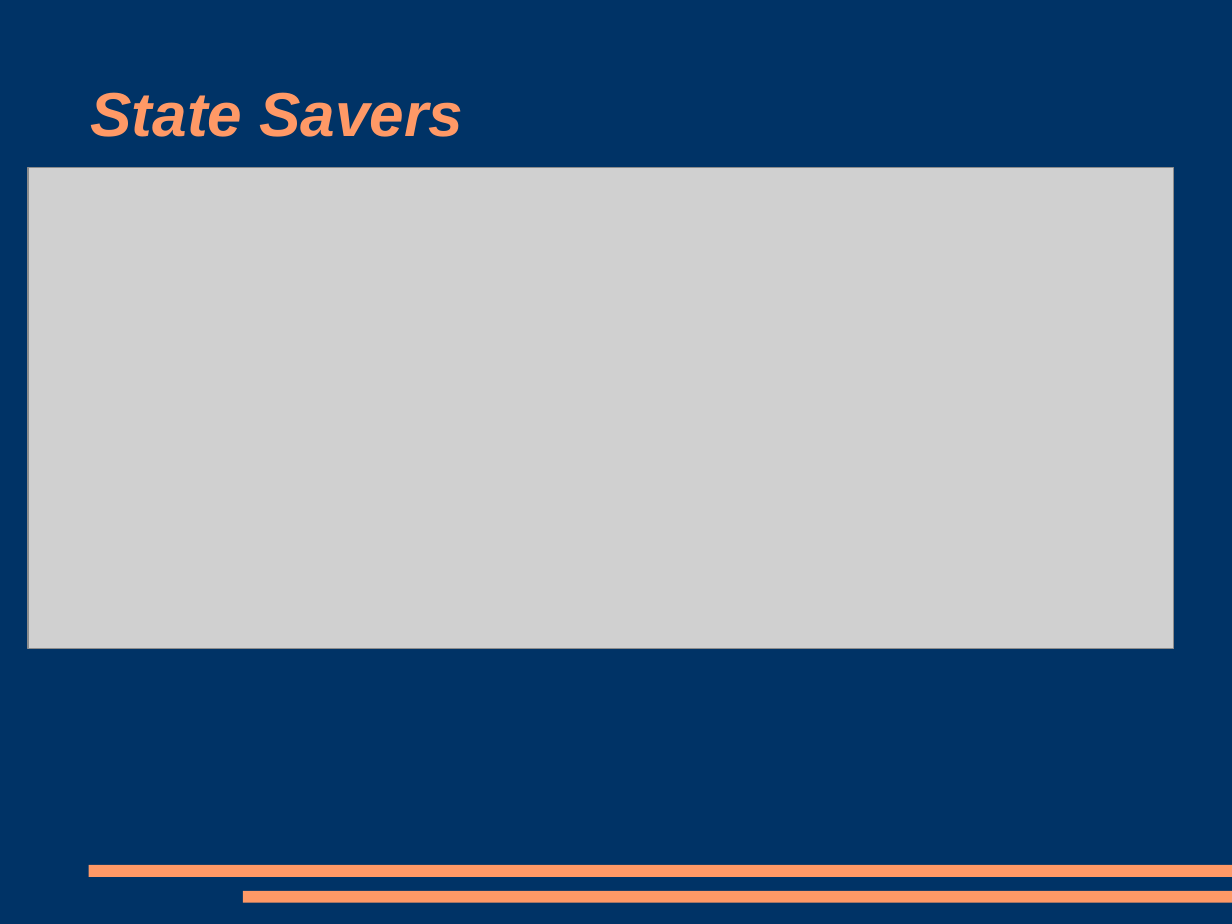
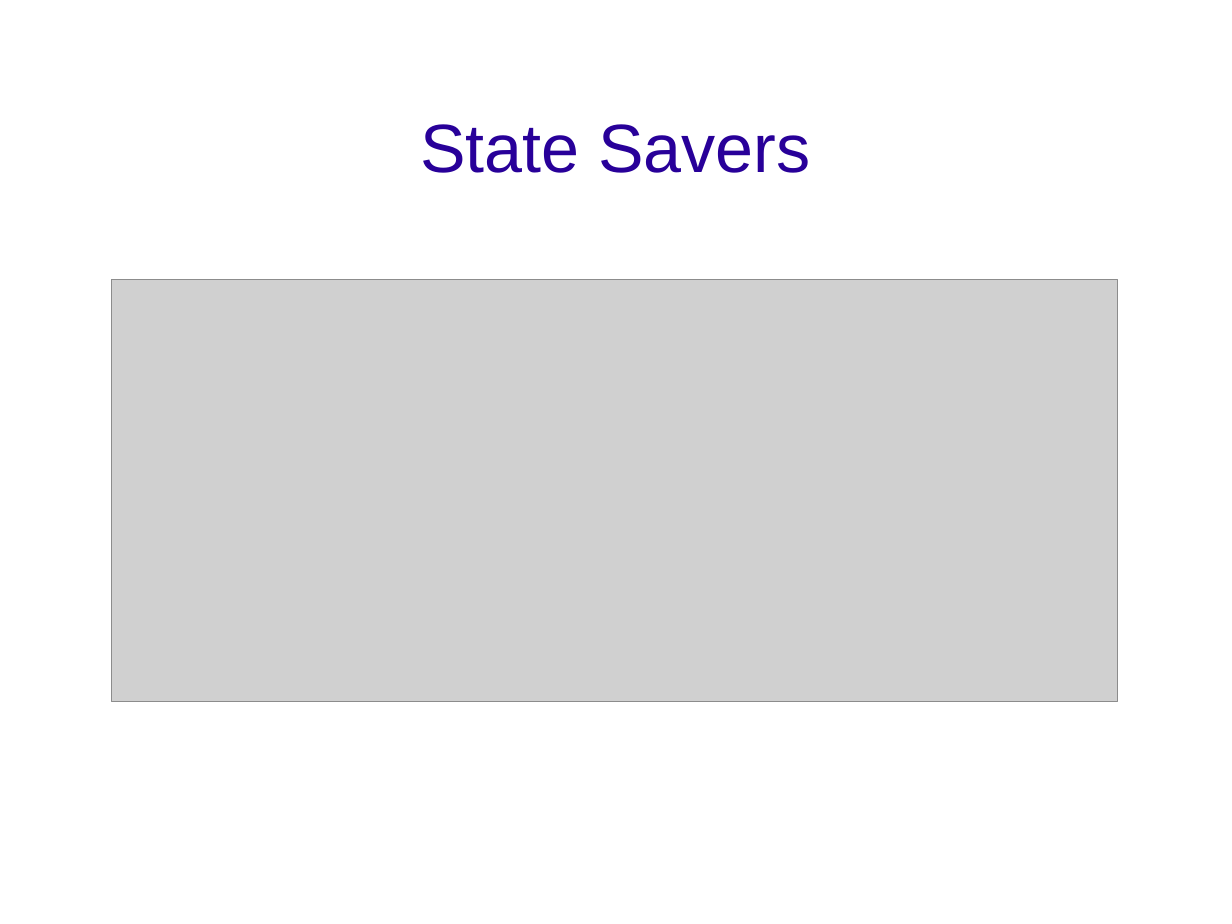
Before and after one commit to gregsymons/singletons-are-evil, a slide deck: slide 13 of presentation.odp (slide 11 before the commit). Drawn at 1232x924 pixels with LibreOffice and Linux fonts; fonts in the diff are those of the drawing; grey boxes stand for pictures; background and template pictures are left out. Boxes give left, top, right and bottom in pixels: in the first picture for what was removed or moved away, otherwise in the second. Text is boxed around its words. In the diff, an @@ line names an element or a change of style, - is before the commit and + after.

Commit message:
A new look for the prezi, and another coping diagram.
Changed the look of the presentation to one of the prettier looks from OO 3.
Added another slide about coping by establishing known state in setUp().

```diff
--- a/presentation.odp
+++ b/presentation.odp
@@ background #003366 to picture (left out) @@
@@ title "State Savers": place and size @@
-title "State Savers" at [91,92,462,137]
+title "State Savers" at [420,124,810,173]
@@ title "State Savers" at [420,124,810,173]: size 40 to 44 pt, text colour #FF9966 to #280099, bold off, italic off; alignment left to centre @@
@@ picture: place and size @@
-picture at [28,168,1174,650]
+picture at [112,279,1118,702]
@@ rectangle removed at [88,865,1232,878] @@
@@ rectangle removed at [243,891,1232,903] @@
```
Also in this commit, not shown: 11 other slides changed, 2 slides added, 1 other file.
